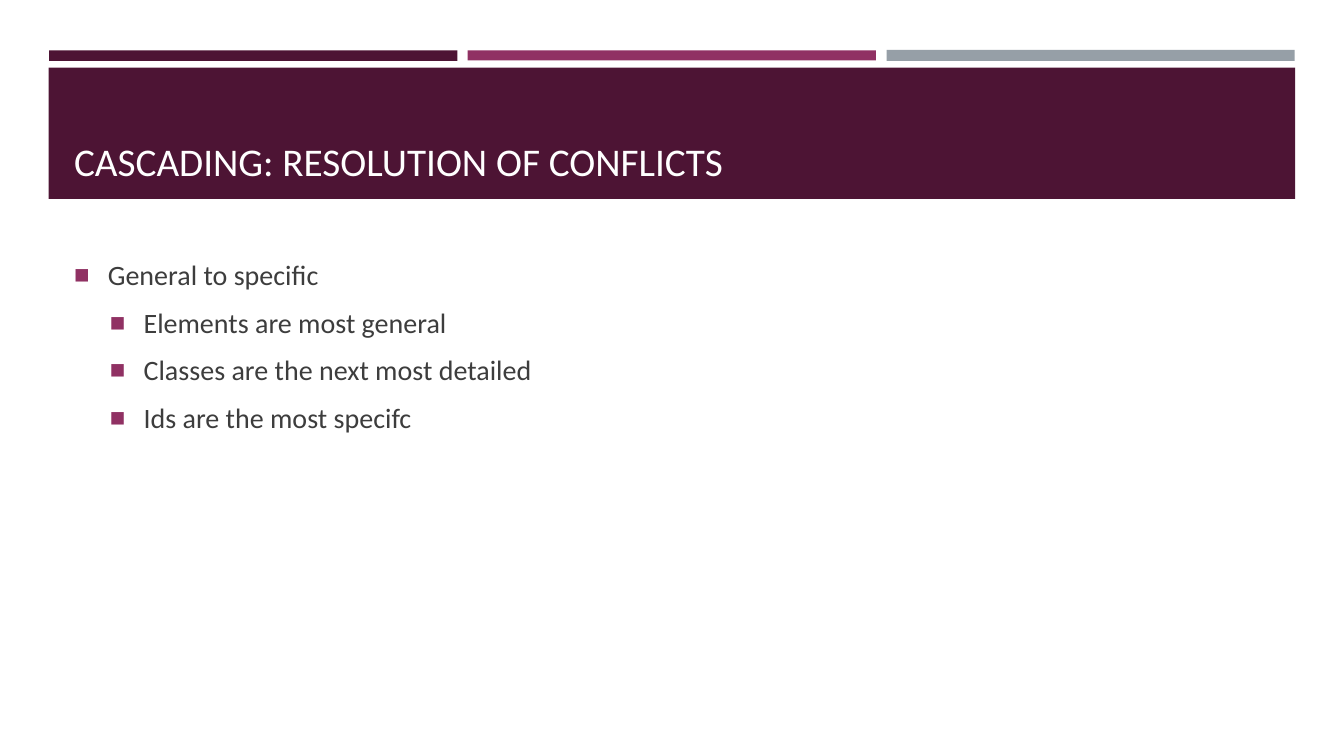
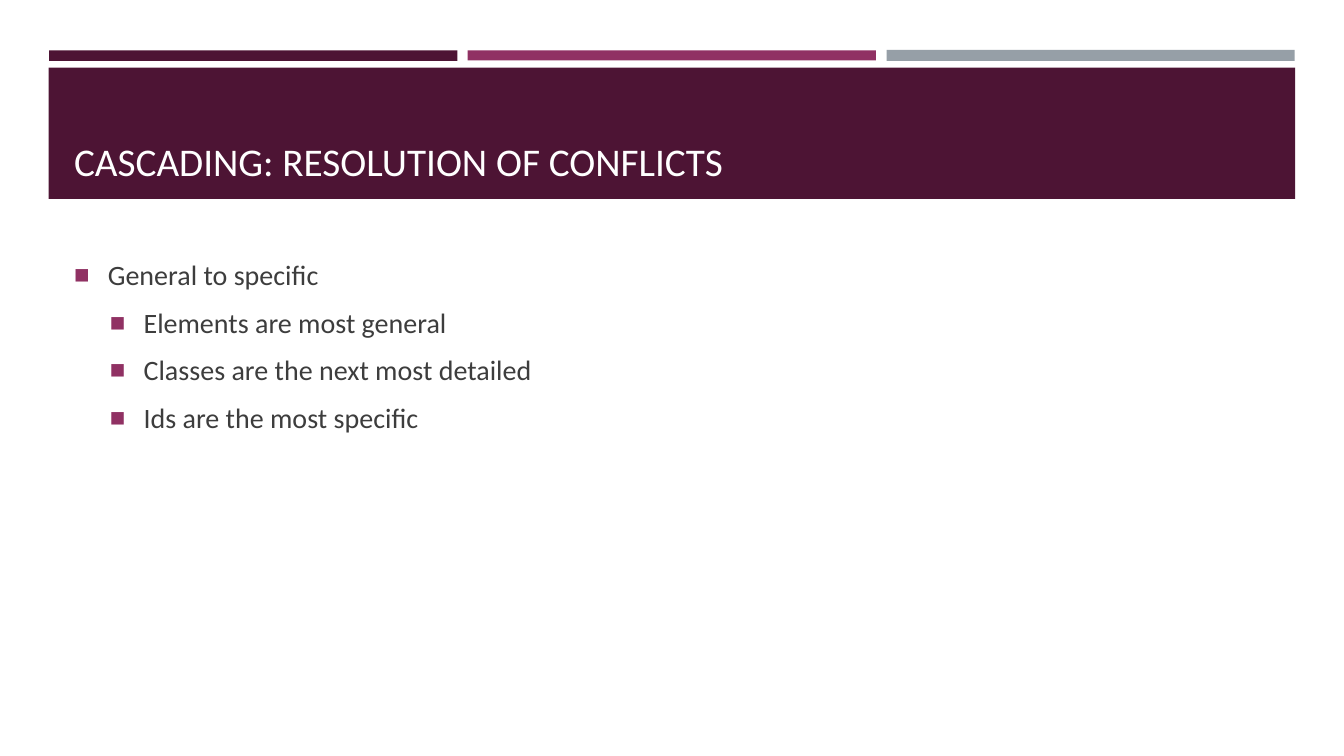
Before and after one commit to brianmacmillan/BMCC-MMP350, a slide deck: slide 15 of Lecture notes/week1_overview/Introduction to Web design.pptx (slide 14 before the commit). Drawn at 1344x756 pixels with LibreOffice and Linux fonts; fonts in the diff are those of the drawing. Boxes give left, top, right and bottom in pixels: in the first picture for what was removed or moved away, otherwise in the second. Text is boxed around its words. In the diff, an @@ line names an element or a change of style, - is before the commit and + after.

```diff
--- a/Lecture notes/week1_overview/Introduction to Web design.pptx
+++ b/Lecture notes/week1_overview/Introduction to Web design.pptx
@@ text at bbox=[144, 408, 419, 433]: text changed @@
-  ■ Ids are the most specifc
+  ■ Ids are the most specific
```
Also in this commit, not shown: 4 other slides changed, 3 slides added, 35 other files.
